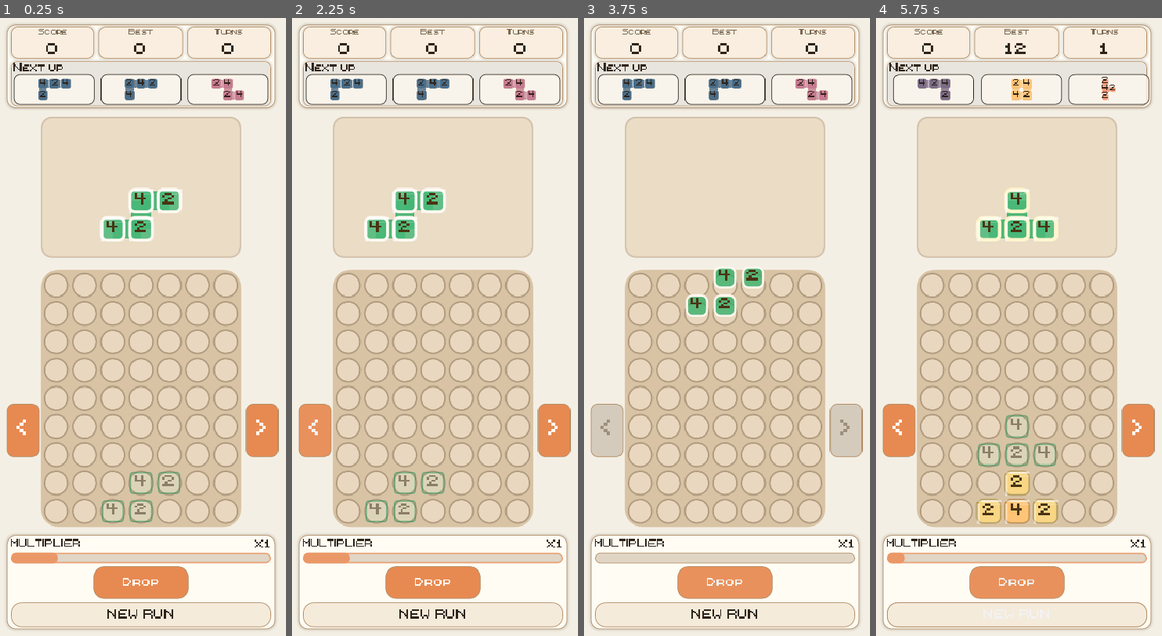
Above: before the commit, frames 1-4 (left to right).
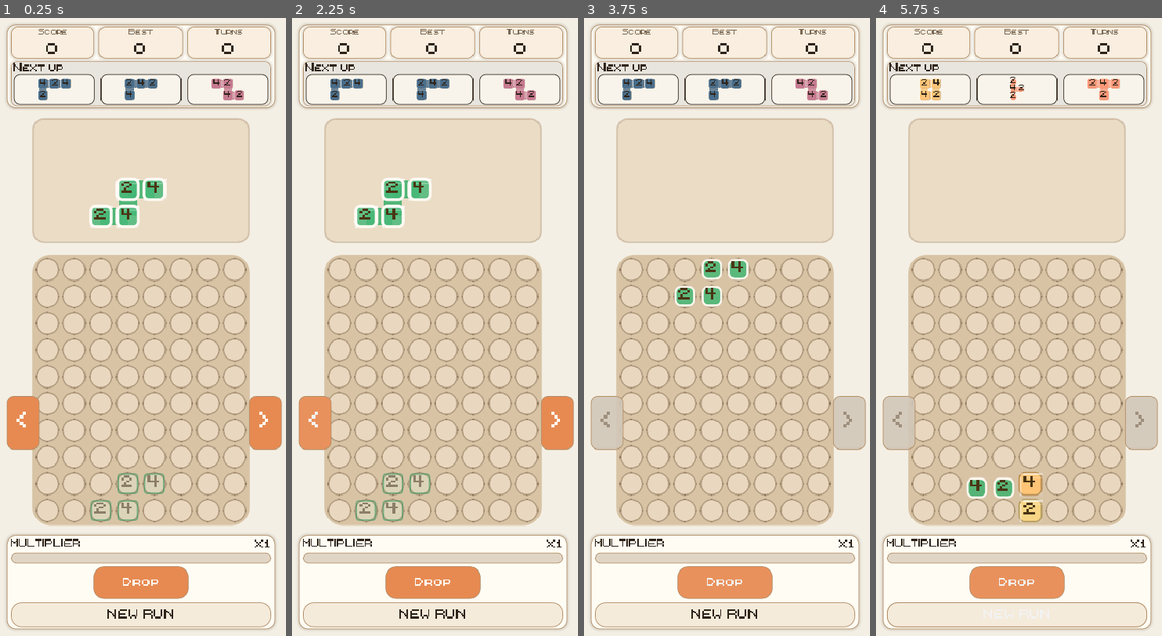
Above: after the commit, the same moments.

Repository: DAILY19/Mergefall
Game: Godot game, scene res://scenes/main.tscn
The game is run twice, just before and just after one commit, with the same random seed, the same clock (stepped at 60 frames per second) and the same inputs.
Inputs:
- Up to frame 1 (0.25 s): no input
- Up to frame 2 (2.25 s): click "NEW RUN" at 0.5 s; click "NEW RUN" at 1.25 s; click "<" at 2 s
- Up to frame 3 (3.75 s): click ">" at 2.75 s; click "Drop" at 3.5 s
- Up to frame 4 (5.75 s): tap Enter (ui_accept) at 4.25, 4.52, 5.27 s; hold Right (ui_right) 4.28-5.03 s; tap R at 4.35, 5.1 s; hold Down (ui_down) from 5.03 s (still down)

The runs differ from the first frame. In frame 1, 30% of the frame differs, in the area x 2-99%, y 9-89%; in frame 2, 29%; in frame 3, 27%; in frame 4, 32%, in the area x 2-99%, y 4-89%.

Commit message:
Prevent self-merges and expand gameplay board

Diff:
--- a/resources/config/default_game_config.tres
+++ b/resources/config/default_game_config.tres
@@ -24,8 +24,8 @@
 
 [resource]
 script = ExtResource("1_cmy2d")
-board_width = 7
-board_height = 9
+board_width = 8
+board_height = 10
 cell_size = 64
 cell_gap = 8
 outer_padding = 6
--- a/scripts/core/board_state.gd
+++ b/scripts/core/board_state.gd
@@ -4,6 +4,7 @@
 var width := 0
 var height := 0
 var cells: Array[Array] = []
+var cell_sources: Array[Array] = []
 
 const COMPONENT_DIRECTIONS: Array[Vector2i] = [Vector2i.DOWN, Vector2i.LEFT, Vector2i.RIGHT, Vector2i.UP]
 
@@ -12,11 +13,15 @@
 	width = board_width
 	height = board_height
 	cells.clear()
+	cell_sources.clear()
 	for y in height:
 		var row: Array[int] = []
+		var source_row: Array[int] = []
 		for _x in width:
 			row.append(0)
+			source_row.append(0)
 		cells.append(row)
+		cell_sources.append(source_row)
 
 
 func duplicate_state() -> BoardState:
@@ -25,6 +30,8 @@
 	clone.height = height
 	for row in cells:
 		clone.cells.append(row.duplicate())
+	for source_row in cell_sources:
+		clone.cell_sources.append(source_row.duplicate())
 	return clone
 
 
@@ -41,6 +48,19 @@
 func set_value(position: Vector2i, value: int) -> void:
 	if is_inside(position):
 		cells[position.y][position.x] = value
+		if cell_sources.size() == height:
+			cell_sources[position.y][position.x] = 0
+
+
+func get_source(position: Vector2i) -> int:
+	if not is_inside(position) or cell_sources.size() != height:
+		return 0
+	return cell_sources[position.y][position.x]
+
+
+func set_source(position: Vector2i, source: int) -> void:
+	if is_inside(position) and cell_sources.size() == height:
+		cell_sources[position.y][position.x] = source
 
 
 func can_place(cells_to_place: Array) -> bool:
@@ -141,15 +161,20 @@
 	var original_cells: Array[Array] = []
 	for row in cells:
 		original_cells.append(row.duplicate())
+	var original_sources: Array[Array] = []
+	for source_row in cell_sources:
+		original_sources.append(source_row.duplicate())
 
 	var landing := get_rigid_landing_cells(cells_to_drop)
 	if landing.size() != cells_to_drop.size():
 		cells = original_cells
+		cell_sources = original_sources
 		return result
 
 	for index in landing.size():
 		var value := 1 if index >= values.size() else int(values[index])
 		set_value(landing[index], value)
+		set_source(landing[index], 1)
 	result["legal"] = true
 	result["landing_cells"] = landing
 	result["settled_cells"] = landing.duplicate()
@@ -190,6 +215,7 @@
 		if not gravity["moved"] and not merge["merged"]:
 			break
 		pass_index += 1
+	_clear_sources()
 	result["events"].append({"type": "stable"})
 	return result
 
@@ -242,8 +268,10 @@
 			if value <= 0:
 				continue
 			if y != write_y:
+				var source := get_source(Vector2i(x, y))
 				set_value(Vector2i(x, y), 0)
 				set_value(Vector2i(x, write_y), value)
+				set_source(Vector2i(x, write_y), source)
 				var from := Vector2i(x, y)
 				var to := Vector2i(x, write_y)
 				moved_cells.append(to)
@@ -280,6 +308,7 @@
 	for write in writes:
 		var to_value: int = int(write["value"]) + 1
 		set_value(write["target"], to_value)
+		set_source(write["target"], 0)
 		var score_awarded := int(pow(2.0, to_value)) * wave_index
 		result["score"] += score_awarded
 		result["steps"].append(_merge_step(write["source"], write["target"], int(write["value"]), "merge_wave", wave_index - 1, wave_index, score_awarded))
@@ -309,11 +338,24 @@
 				if used.has(cell):
 					continue
 				for neighbor: Vector2i in _ordered_equal_neighbors(cell, used):
+					if _is_protected_same_spawn_pair(cell, neighbor):
+						continue
 					used[cell] = true
 					used[neighbor] = true
 					pairs.append([cell, neighbor])
 					break
 	return pairs
+
+
+func _is_protected_same_spawn_pair(first: Vector2i, second: Vector2i) -> bool:
+	var first_source := get_source(first)
+	return first_source > 0 and first_source == get_source(second)
+
+
+func _clear_sources() -> void:
+	for y in cell_sources.size():
+		for x in cell_sources[y].size():
+			cell_sources[y][x] = 0
 
 
 func _equal_component(start: Vector2i, visited: Dictionary) -> Array[Vector2i]:
--- a/scripts/core/game_config.gd
+++ b/scripts/core/game_config.gd
@@ -3,8 +3,8 @@
 extends Resource
 
 const PieceDefinitionScript = preload("res://scripts/pieces/piece_definition.gd")
-const BOARD_WIDTH := 7
-const BOARD_HEIGHT := 9
+const BOARD_WIDTH := 8
+const BOARD_HEIGHT := 10
 
 @export_group("Board")
 @export_range(4, 10, 1) var board_width := BOARD_WIDTH
--- a/scripts/core/piece_generator.gd
+++ b/scripts/core/piece_generator.gd
@@ -9,6 +9,7 @@
 var _catalog_source: Array[Resource] = []
 var _catalog_cache: Dictionary = {}
 var _available_families: Array[String] = []
+var _settled_color_cache: Dictionary = {}
 
 
 func _init() -> void:
@@ -102,12 +103,97 @@
 
 func _values_for_cells(cells: Array[Vector2i], pair: Array[int]) -> Array[int]:
 	var flip_parity := rng.randi_range(0, 1) == 1
-	var even_rank: int = pair[1] if flip_parity else pair[0]
-	var odd_rank: int = pair[0] if flip_parity else pair[1]
+	var first_rank: int = pair[1] if flip_parity else pair[0]
+	var second_rank: int = pair[0] if flip_parity else pair[1]
+	var groups := _settled_color_groups(cells)
 	var values: Array[int] = []
-	for cell in cells:
-		values.append(even_rank if posmod(cell.x + cell.y, 2) == 0 else odd_rank)
+	for index in cells.size():
+		values.append(first_rank if int(groups[index]) == 0 else second_rank)
 	return values
+
+
+func _settled_color_groups(cells: Array[Vector2i]) -> Array[int]:
+	var cache_key := _shape_key(cells)
+	if _settled_color_cache.has(cache_key):
+		return _settled_color_cache[cache_key].duplicate()
+	var settled := _flat_settled_cells(cells)
+	var adjacency := {}
+	for index in settled.size():
+		adjacency[index] = []
+	for first_index in settled.size():
+		for second_index in range(first_index + 1, settled.size()):
+			if _is_orthogonal(cells[first_index], cells[second_index]):
+				adjacency[first_index].append(second_index)
+				adjacency[second_index].append(first_index)
+	var groups: Array[int] = []
+	for _index in cells.size():
+		groups.append(-1)
+	var order := range(cells.size())
+	order.sort_custom(func(a: int, b: int) -> bool:
+		var first: Vector2i = settled[a]
+		var second: Vector2i = settled[b]
+		return first.y < second.y or (first.y == second.y and first.x < second.x)
+	)
+	for start_index in order:
+		if groups[start_index] >= 0:
+			continue
+		groups[start_index] = 0
+		var queue: Array[int] = [start_index]
+		var queue_index := 0
+		while queue_index < queue.size():
+			var current: int = queue[queue_index]
+			queue_index += 1
+			var neighbors: Array = adjacency[current]
+			neighbors.sort_custom(func(a: int, b: int) -> bool:
+				var first: Vector2i = settled[a]
+				var second: Vector2i = settled[b]
+				return first.y < second.y or (first.y == second.y and first.x < second.x)
+			)
+			for neighbor in neighbors:
+				if groups[neighbor] < 0:
+					groups[neighbor] = 1 - groups[current]
+					queue.append(neighbor)
+	var typed: Array[int] = []
+	for group in groups:
+		typed.append(int(group))
+	_settled_color_cache[cache_key] = typed.duplicate()
+	return typed
+
+
+func _flat_settled_cells(cells: Array[Vector2i]) -> Array[Vector2i]:
+	var columns := {}
+	for index in cells.size():
+		var cell := cells[index]
+		if not columns.has(cell.x):
+			columns[cell.x] = []
+		columns[cell.x].append({"index": index, "cell": cell})
+	var settled: Array[Vector2i] = []
+	settled.resize(cells.size())
+	for x in columns.keys():
+		var column: Array = columns[x]
+		column.sort_custom(func(a: Dictionary, b: Dictionary) -> bool:
+			var first: Vector2i = a["cell"]
+			var second: Vector2i = b["cell"]
+			return first.y > second.y or (first.y == second.y and first.x < second.x)
+		)
+		for stack_index in column.size():
+			settled[int(column[stack_index]["index"])] = Vector2i(int(x), -stack_index)
+	var min_x := settled[0].x
+	var min_y := settled[0].y
+	for cell in settled:
+		min_x = mini(min_x, cell.x)
+		min_y = mini(min_y, cell.y)
+	for index in settled.size():
+		settled[index] -= Vector2i(min_x, min_y)
+	return settled
+
+
+func _shape_key(cells: Array[Vector2i]) -> String:
+	var sorted := cells.duplicate()
+	sorted.sort_custom(func(a: Vector2i, b: Vector2i) -> bool:
+		return a.y < b.y or (a.y == b.y and a.x < b.x)
+	)
+	return str(sorted)
 
 
 func _has_valid_values(piece: Resource) -> bool:
--- a/scripts/ui/board_view.gd
+++ b/scripts/ui/board_view.gd
@@ -38,7 +38,7 @@
 		_clear_style_caches()
 		queue_redraw()
 
-@export_range(3, 5, 1) var drop_zone_rows := 4:
+@export_range(3, 5, 1) var drop_zone_rows := 5:
 	set(value):
 		drop_zone_rows = value
 		_mark_layout_dirty()
@@ -127,7 +127,7 @@
 const MAX_EDGE_MARGIN := 18.0
 const MIN_INTER_REGION_GAP := 16.0
 const MAX_INTER_REGION_GAP := 48.0
-const DROP_ZONE_TILE_ROWS := 5.0
+const DROP_ZONE_TILE_ROWS := 4.75
 const MIN_TILE_SIZE := 28.0
 const GAP_TO_TILE_RATIO := 0.115
 const MIN_CELL_GAP := 4.0
--- a/tests/board_state_test.gd
+++ b/tests/board_state_test.gd
@@ -20,8 +20,9 @@
 	_test_new_results_wait_until_later_wave(failures)
 	_test_determinism(failures)
 	_test_scoring_waves(failures)
-	_test_same_piece_merges_are_allowed(failures)
+	_test_same_piece_merges_are_prevented_during_landing(failures)
 	_test_piece_generation_values(failures)
+	_test_orientation_self_merge_regressions(failures)
 	_test_tetromino_catalog(failures)
 	_test_large_sample_generation(failures)
 	_test_game_over_uses_settlement(failures)
@@ -33,15 +34,15 @@
 static func _test_config_dimensions(failures: PackedStringArray) -> void:
 	var board = BoardStateScript.new()
 	board.setup(Config.board_width, Config.board_height)
-	_expect(board.width == 7, "Mergefall board width should be 7.", failures)
-	_expect(board.height == 9, "Mergefall board height should be 9.", failures)
+	_expect(board.width == 8, "Mergefall board width should be 8.", failures)
+	_expect(board.height == 10, "Mergefall board height should be 10.", failures)
 	var stored_cells := 0
 	for row in board.cells:
 		stored_cells += row.size()
-	_expect(stored_cells == 63, "Board storage should contain 63 cells.", failures)
-	_expect(board.is_inside(Vector2i(6, 8)), "Column 6 and row 8 should be playable.", failures)
-	_expect(not board.is_inside(Vector2i(7, 0)), "Column 7 should be outside the board.", failures)
-	_expect(not board.is_inside(Vector2i(0, 9)), "Row 9 should be outside the board.", failures)
+	_expect(stored_cells == 80, "Board storage should contain 80 cells.", failures)
+	_expect(board.is_inside(Vector2i(7, 9)), "Column 7 and row 9 should be playable.", failures)
+	_expect(not board.is_inside(Vector2i(8, 0)), "Column 8 should be outside the board.", failures)
+	_expect(not board.is_inside(Vector2i(0, 10)), "Row 10 should be outside the board.", failures)
 
 
 static func _test_basic_staging_and_rigid_landing(failures: PackedStringArray) -> void:
@@ -186,12 +187,15 @@
 	_expect(merge_events[0].get("multiplier", 0) == 1 and merge_events[1].get("multiplier", 0) == 2, "Merge events should carry authoritative wave multipliers.", failures)
 
 
-static func _test_same_piece_merges_are_allowed(failures: PackedStringArray) -> void:
+static func _test_same_piece_merges_are_prevented_during_landing(failures: PackedStringArray) -> void:
 	var board = BoardStateScript.new()
 	board.setup(6, 7)
 	var result := board.settle_cells([Vector2i(2, -1), Vector2i(3, -1)], [1, 1], 10)
-	_expect(result["merged"], "Same-piece cells should follow normal adjacency merge rules.", failures)
-	_expect(_count_value(board, 2) == 1, "Same-piece pair should produce one doubled tile.", failures)
+	_expect(not result["merged"], "Same-spawn cells should not merge during their landing-resolution cycle.", failures)
+	_expect(_count_value(board, 1) == 2, "Protected same-spawn cells should both remain on the board.", failures)
+	var later := board.resolve_merges(2, 10)
+	_expect(later["merged"], "Same cells should merge normally after landing protection expires.", failures)
+	_expect(_count_value(board, 2) == 1, "Expired protection should allow the later doubled tile.", failures)
 
 
 static func _test_piece_generation_values(failures: PackedStringArray) -> void:
@@ -236,6 +240,29 @@
 	_expect(counts.keys().size() == 7, "Tetromino catalog should contain exactly seven families.", failures)
 	_expect(catalog.size() == 19, "Tetromino catalog should contain exactly 19 orientations.", failures)
 	_expect(counts == {"I": 2, "O": 1, "T": 4, "S": 2, "Z": 2, "J": 4, "L": 4}, "Tetromino family counts should match the standard orientation catalog.", failures)
+
+
+static func _test_orientation_self_merge_regressions(failures: PackedStringArray) -> void:
+	var generator = PieceGeneratorScript.new()
+	var catalog := generator.get_catalog(Config.piece_definitions)
+	for piece in catalog:
+		var cells: Array[Vector2i] = piece.get_rotated_cells(0)
+		var values := generator._values_for_cells(cells, [1, 2])
+		_expect(_unique_values(values).size() == 2, "%s should use exactly two generated ranks." % piece.display_name, failures)
+		for support in ["empty", "flat", "uneven"]:
+			var board = BoardStateScript.new()
+			board.setup(Config.board_width, Config.board_height)
+			if support == "flat":
+				for x in Config.board_width:
+					board.set_value(Vector2i(x, Config.board_height - 1), 9 + posmod(x, 2))
+			elif support == "uneven":
+				for x in Config.board_width:
+					for y in range(Config.board_height - 1, Config.board_height - 1 - posmod(x, 3), -1):
+						board.set_value(Vector2i(x, y), 8 + posmod(x + y, 3))
+			var staged := _center_staged_cells(cells, Config.board_width)
+			var result: Dictionary = board.settle_cells(staged, values, 10)
+			_expect(result.get("legal", false), "%s should settle on %s support." % [piece.display_name, support], failures)
+			_expect(not result.get("merged", false), "%s should not self-merge on %s support." % [piece.display_name, support], failures)
 
 
 static func _test_large_sample_generation(failures: PackedStringArray) -> void:
@@ -326,6 +353,25 @@
 	return count
 
 
+static func _unique_values(values: Array) -> Dictionary:
+	var unique := {}
+	for value in values:
+		unique[int(value)] = true
+	return unique
+
+
+static func _center_staged_cells(cells: Array[Vector2i], board_width: int) -> Array[Vector2i]:
+	var bounds := _piece_bounds(cells)
+	var anchor := Vector2i(
+		int((board_width - bounds.size.x) / 2) - bounds.position.x,
+		-bounds.position.y - bounds.size.y - 1
+	)
+	var staged: Array[Vector2i] = []
+	for cell in cells:
+		staged.append(cell + anchor)
+	return staged
+
+
 static func _merge_wave_count(result: Dictionary) -> int:
 	var count := 0
 	for event in result.get("events", []):
--- a/tests/falling_feel_test_runner.gd
+++ b/tests/falling_feel_test_runner.gd
@@ -21,7 +21,7 @@
 	main.set_process(false)
 	var failures := PackedStringArray()
 
-	_expect(main.config.board_width == 7 and main.config.board_height == 9, "The scene should use the authoritative 7x9 configuration.", failures)
+	_expect(main.config.board_width == 8 and main.config.board_height == 10, "The scene should use the authoritative 8x10 configuration.", failures)
 	_expect(main.config.piece_definitions.size() == 19, "The scene should use the 19-orientation tetromino catalog.", failures)
 	_expect(main.completed_turns == 0 and main.current_piece.generation_turn == 0, "A new run should activate a turn-zero piece.", failures)
 	_expect(
Not shown, changed: README.md
